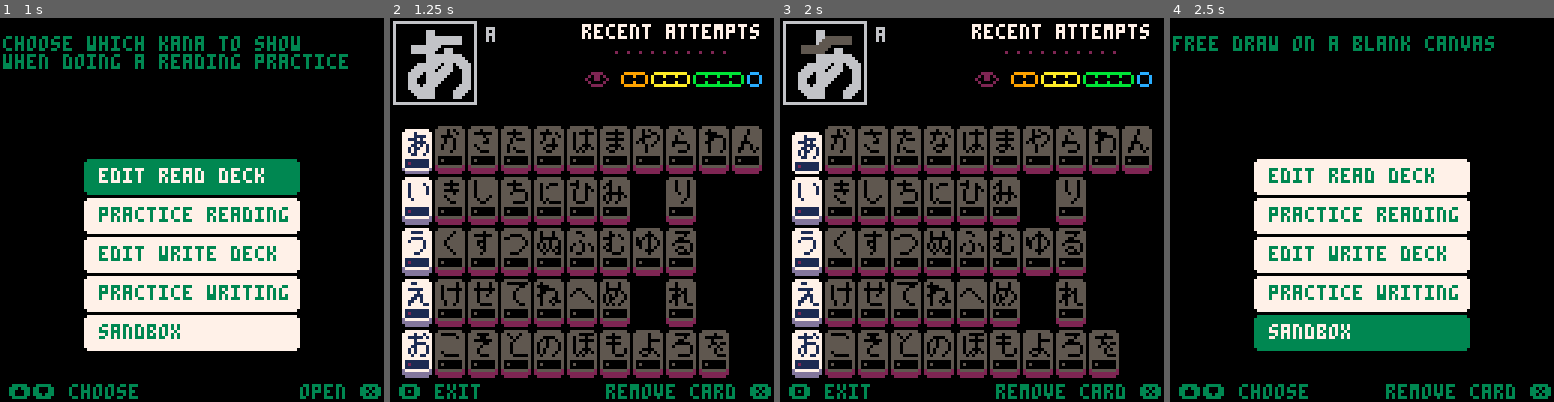
Above: before the commit, frames 1-4 (left to right).
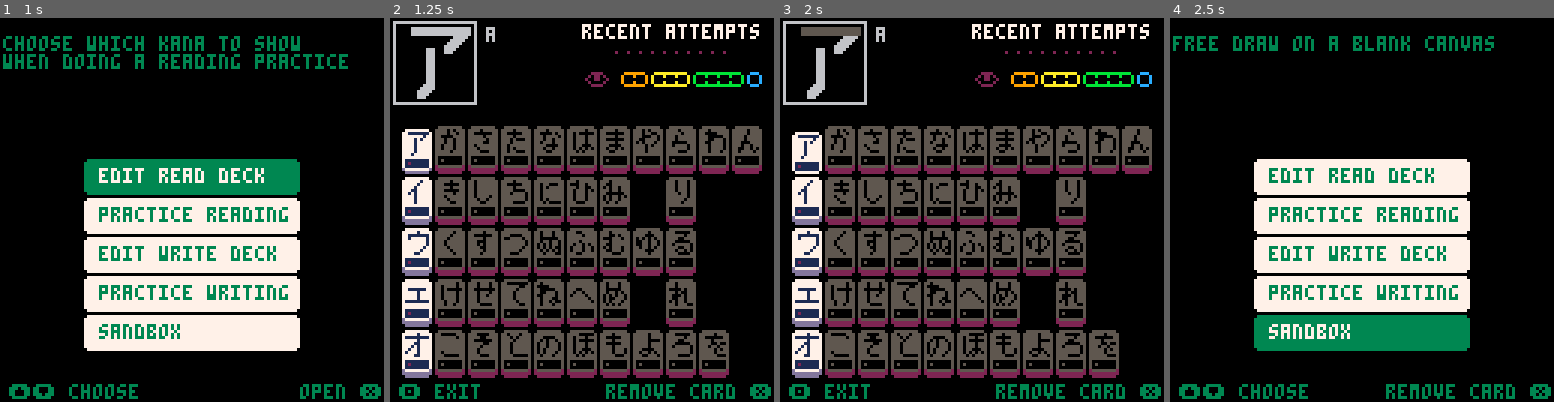
Above: after the commit, the same moments.

Repository: SestrenExsis/KanaPractice
Game: PICO-8 cartridge katakana.p8
Same seed, same stepped clock (60 frames per second), same inputs: the game is played once before the commit and once after it.
Inputs (mouse positions are in pixels of both pictures, inside the frame that each line leads up to):
- Up to frame 1 (1 s): tap X (X key) at 0.33 s; click (280, 121) at 0.67 s; tap O (Z key) at 0.7 s
- Up to frame 2 (1.25 s): tap X (X key) at 1.07 s; click (436, 267) at 1.22 s
- Up to frame 3 (2 s): hold Right from 1.6 s (still down); tap O (Z key) at 1.7 s; click (887, 114) at 1.77 s; tap X (X key) at 1.85 s
- Up to frame 4 (2.5 s): release Right at 2.1 s; tap O (Z key) at 2.1 s; hold Up 2.15-2.42 s; click (1342, 259) at 2.32 s; hold Right from 2.47 s (still down)

Frame 1 is identical in both runs. In frame 2, 2.2% of the frame differs, in the area x 3-22%, y 2-89%; in frame 3, 2.4%; in frame 4, nothing differs.

Commit message:
Replace A/I/U/E/O

Diff:
--- a/katakana.p8
+++ b/katakana.p8
@@ -1,7 +1,7 @@
 pico-8 cartridge // http://www.pico-8.com
-version 29
+version 37
 __lua__
--- hiragana
+-- katakana
 -- by sestrenexsis
 -- github.com/sestrenexsis/kanapractice
 
@@ -13,7 +13,7 @@
 -- * assetstore.unity.com/packages/2d/fonts/sprite-font-japanese-kana-43862
 
 _version=1
-cartdata("sestrenexsis_hiragana_1")
+cartdata("sestrenexsis_katakana_1")
 
 -- the demem() and enmem()
 -- functions are for compactly
@@ -249,10 +249,10 @@
 
 -- kana info
 _kanatbl={
-a=kana("a",0,0,0,{0,1,2,3}),
-i=kana("i",1,0,1,{4,5}),
-u=kana("u",2,0,2,{6,7}),
-e=kana("e",3,0,3,{8,9,10,11}),
+a=kana("a",0,0,0,{0,1,2}),
+i=kana("i",1,0,1,{3,4}),
+u=kana("u",2,0,2,{5,6,7,8}),
+e=kana("e",3,0,3,{9,10,11}),
 o=kana("o",4,0,4,{12,13,14,15}),
 ka=kana("ka",5,1,0,{16,17,18}),
 ki=kana("ki",6,1,1,{19,20,21,22}),
@@ -1538,14 +1538,14 @@
 	if (_showmsgs) drawmsgs()
 end
 __gfx__
-000100000007000000010000000100000000000000000000007eee0000111100007e000000110000001100000011000000010010000700100001001000010070
-0001eee0000e11100001111000011110070000100100007000000000000000000000000000000000000000000000000007eeee01011e1101011111010111110e
-07ee0100011e010001110700011101000e0000010100000e0011110000eeee000111110007eeee00011117000111110000010000000e00000001000000010000
-00011110000e111000011e100001eee00e0000010100000e01000010070000e000001000000010000000e0000000100000011110000e1110000eeee000011110
-00110101001e010100e10e01007e010e0e0000010100000e00000010000000e00001110000011100000e11000001ee0000110001001e000100e1000e00110001
-01011001010e10010e01e0010101100e0e0000000100000000000010000000e0001101000011010000e10100001e0e0001010001010e00010e01000e01010001
-01010001010e00010e0e00010101000e00e00000001000000000010000000e0001100100011001000e10010001e00e0001010001010e00010e01000e01010001
-00110010001e001000e10010001100e0000000000000000000011000000ee00001000011010000110e000011070000ee0010011000e0011000700ee000100110
+07eeeeee011111170111111100000700000001000000700000001000000010000000100000000000000000000000000000001000000070000000100000001000
+00000010000000e0000000100000e000000010000111e1110711111107eeeeee011111170000000000000000000000007eeeeeee1111e1111111111111111111
+0001010000010e0000070100000e000000070000010000010e000001010000010100000e07eeeee00111711001111110000010000000e0000000100000007000
+0001000000010000000e000000e10000001e00000000000100000001000000010000000e000010000000e00000001000000110000001e00000011000000e1000
+0001000000010000000e00000e010000010e00000000000100000001000000010000000e000010000000e00000001000001010000010e0000010100000e01000
+0001000000010000000e000000010000000e0000000000100000001000000010000000e0000010000000e00000001000010010000100e000010010000e001000
+0001000000010000000e000000010000000e000000000100000001000000010000000e00111111111111e1117eeeeeee100010001000e00010001000e0001000
+001000000010000000e0000000010000000e0000000110000001100000011000000ee000000000000000000000000000000110000001e000000e700000011000
 000101000007010000010700000010000000100000007000000010000000070000000010000000100000007007eeee0001111100000100000007000000010000
 00010010000e0010000100e0007eeee0001111100011e110001111100000e0000700001001000010010000e0000000e00000001007eeeee0011e111001111110
 07eee00001e110000111100000001000000010000000e00000001000000e00000e0111110107eeee010111e10000000000000000000010000000e00000001000
